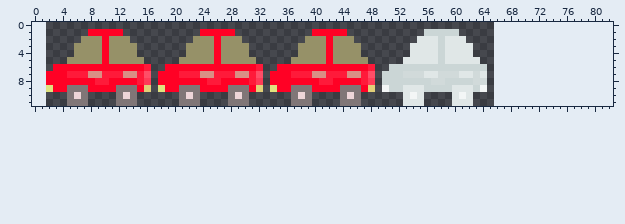
Sprite sheet -- cars3.png. The first picture shows the starting point.
The file is 64x12 pixels. Pixels under 10% opacity are left out. Colours within 5 levels of each other are drawn and written as one. The old version is drawn lined up with the new one, on the new canvas.
The same view after the edit:
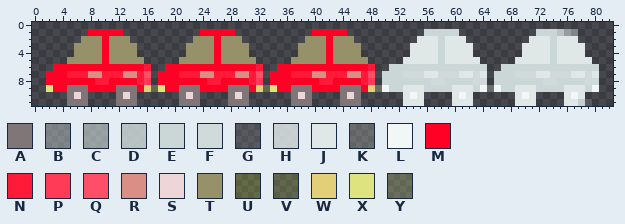
Palette (. is transparent): A #807677  B #cbd6d66d  C #cbd6d6a1  D #cbd6d6dc  E #cbd6d6  F #d1dada  G #dbe2e21e  H #dbe2e2e1  J #e0e7e7  K #e7ecdf39  L #f3f6f6  M #ff0125  N #ff1a3a  P #ff3b57  Q #ff4e67  R #d98f85  S #edd5d8  T #969168  U #bdd2333e  V #c5d75037  W #e2cf78  X #dfe37f  Y #d3e0893f
Difference:
canvas 64x12 -> 83x12, the old top-left corner now at 2,0
There is now colour B in row 1 at x 77.
There is now colour C in row 1 at x 76.
There is now colour D in row 1 at x 75.
There is now colour E in row 1 at x 72 to 74; in rows 2 to 5 at x 74; in row 6 at x 67 to 80; in row 7 at x 66 to 68; in row 8 at x 66 to 72 and 75 to 78; in row 9 at x 67 to 68, 72 to 75 and 79.
There is now colour F in row 7 at x 69 to 71, 74 to 76 and 79; in row 8 at x 73 to 74 and 79 to 80.
There is now colour G in row 11 at x 79.
There is now colour H in row 11 at x 78.
There is now colour J in row 2 at x 71 to 73 and 75 to 77; in rows 3 to 4 at x 70 to 73 and 75 to 78; in row 5 at x 69 to 73 and 75 to 79; in row 7 at x 72 to 73, 77 to 78 and 80; in row 9 at x 69 to 71 and 76 to 78; in row 10 at x 69, 71, 76 and 78.
There is now colour J in row 11 at x 69 to 71 and 76 to 77.
There is now colour K in row 9 at x 65.
There is now colour L in row 9 at x 66 and 80; in row 10 at x 70 and 77.
There is now colour U in row 9 at x 17.
There is now colour V in row 9 at x 33.
There is now colour Y in row 9 at x 49.
Changed places in both pictures, as pixel boxes (x1, y1, x2, y2):
added: (487, 29, 599, 106)
added: (151, 85, 158, 92)
added: (263, 85, 270, 92)
added: (375, 85, 382, 92)
